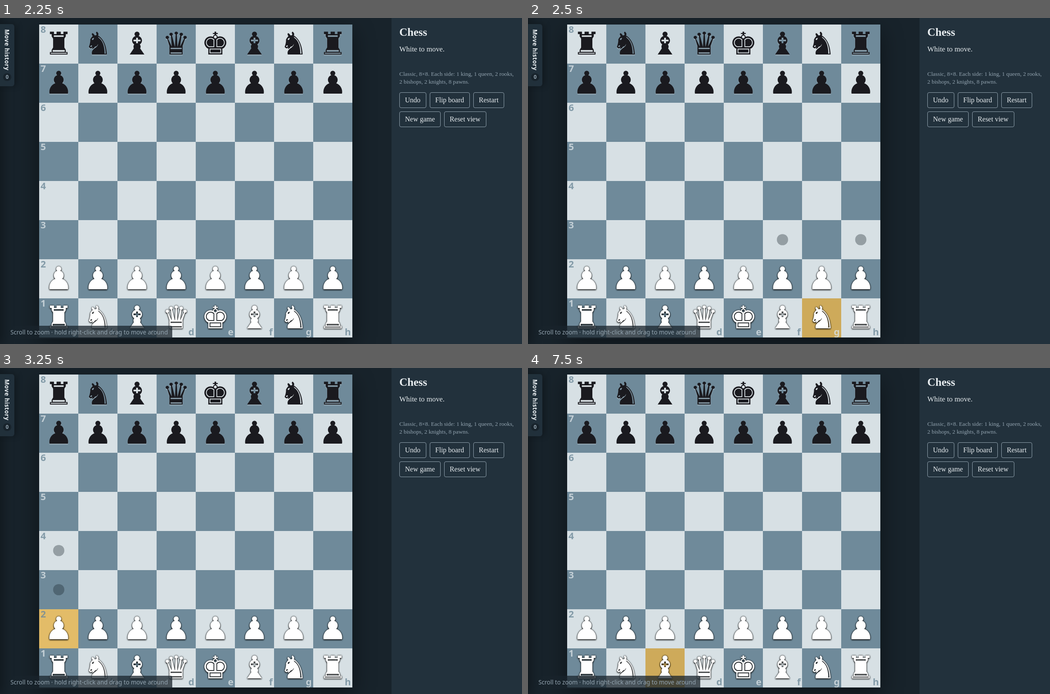
Above: before the commit, frames 1-4 (two rows, left to right).
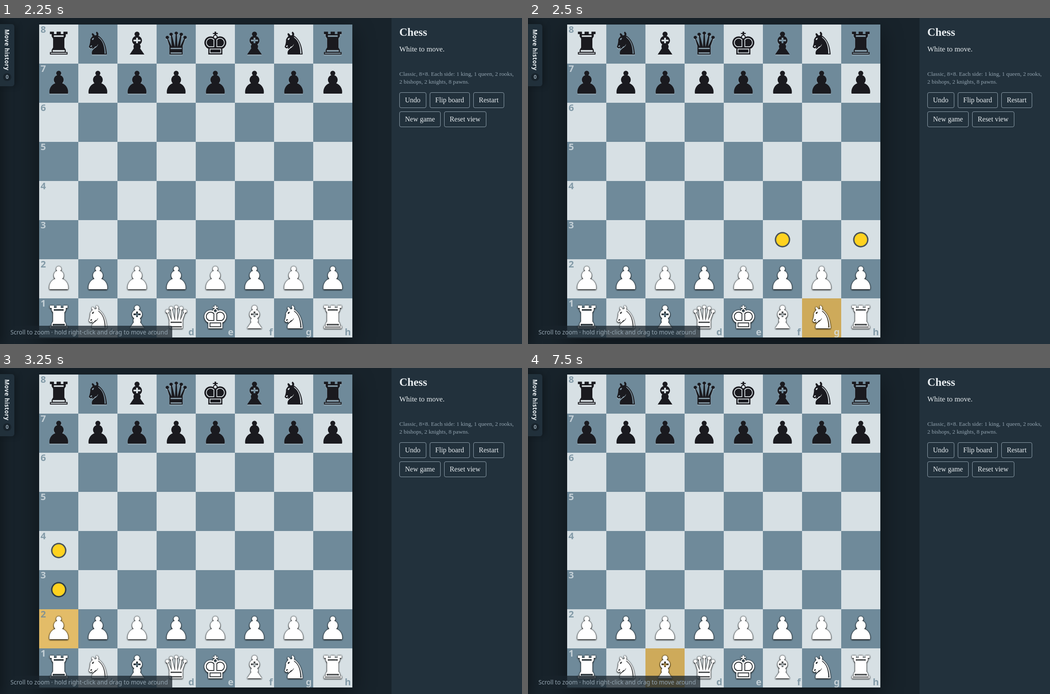
Above: after the commit, the same moments.

Repository: NightmarishWolf/Giga-Chess
Game: browser game, page index.html
Same seed, same stepped clock (60 frames per second), same inputs: the game is played once before the commit and once after it.
Inputs (mouse positions are in pixels of both pictures, inside the frame that each line leads up to):
- Up to frame 1 (2.25 s): click "Play" at 0.27 s; click "Restart" at 0.52 s; move the mouse to (198, 213) at 1.07 s; click "♟︎" at 1.27 s; move the mouse to (135, 148) at 1.67 s; click "d3 empty" at 1.87 s
- Up to frame 2 (2.5 s): press the mouse at (789, 135) at 2.27 s; release the mouse at (726, 119) at 2.4 s; click (835, 330) at 2.47 s
- Up to frame 3 (3.25 s): move the mouse to (240, 592) at 2.87 s; click "♟︎ 2" at 3.07 s
- Up to frame 4 (7.5 s): move the mouse to (642, 609) at 3.47 s; click "♟︎" at 3.67 s; press the mouse at (726, 469) at 4.07 s; release the mouse at (695, 641) at 4.2 s; click "3" at 4.27 s; move the mouse to (820, 547) at 4.67 s; click "b3 empty" at 4.87 s; move the mouse to (632, 531) at 5.27 s; click "g3 empty" at 5.47 s; press the mouse at (695, 641) at 5.87 s; release the mouse at (663, 498) at 6 s; click "♟︎" at 6.07 s; move the mouse to (757, 420) at 6.47 s; click "♞︎" at 6.67 s; move the mouse to (726, 563) at 7.07 s; click (679, 680) at 7.27 s

Frame 1 is identical in both runs. In frame 2, 0.2% of the frame differs, in the area x 47-66%, y 65-71%; in frame 3, 0.2%; in frame 4, nothing differs.

Commit message:
Changed Hightlight Color Yellow

Diff:
--- a/index.html
+++ b/index.html
@@ -30,8 +30,8 @@
 .sq.sel::before{content:"";position:absolute;inset:0;background:rgba(230,179,74,.8)}
 .sq.chk::after{content:"";position:absolute;inset:0;background:radial-gradient(circle,rgba(217,83,79,.9),rgba(217,83,79,0) 70%)}
 .sq:focus-visible{outline:3px solid var(--accent);outline-offset:-3px;z-index:2}
-.dot{position:absolute;width:28%;height:28%;border-radius:50%;background:rgba(24,35,43,.35);z-index:1}
-.cap{position:absolute;inset:6%;border-radius:50%;border:3px solid rgba(24,35,43,.4);z-index:1}
+.dot{position:absolute;width:32%;height:32%;border-radius:50%;background:#ffd21f;box-shadow:0 0 0 2px rgba(24,35,43,.75);z-index:2;pointer-events:none}
+.cap{position:absolute;inset:5%;border-radius:50%;border:4px solid #ffd21f;box-shadow:0 0 0 2px rgba(24,35,43,.75),inset 0 0 0 2px rgba(24,35,43,.75);z-index:2;pointer-events:none}
 .pc{position:relative;z-index:1;user-select:none}
 .pc.w{color:#fff;text-shadow:0 0 2px #000,0 1px 2px rgba(0,0,0,.8)}
 .pc.b{color:#1a1a1f;text-shadow:0 1px 1px rgba(255,255,255,.3)}
@@ -70,7 +70,7 @@
 details{font-size:.9rem;color:var(--muted)}
 summary{cursor:pointer;color:var(--ink)}
 details p{margin:8px 0;line-height:1.4}
-.shoot{position:absolute;inset:6%;border-radius:50%;border:3px dashed rgba(217,83,79,.95);z-index:1}
+.shoot{position:absolute;inset:5%;border-radius:50%;border:4px dashed #ffd21f;box-shadow:0 0 0 2px rgba(24,35,43,.75),inset 0 0 0 2px rgba(24,35,43,.75);z-index:2;pointer-events:none}
 #menu{position:fixed;inset:0;background:var(--bg);display:none;align-items:center;justify-content:center;z-index:20;padding:16px;overflow:auto}
 #menu.show{display:flex}
 .mbox{max-width:680px;width:100%;display:flex;flex-direction:column;gap:14px}
